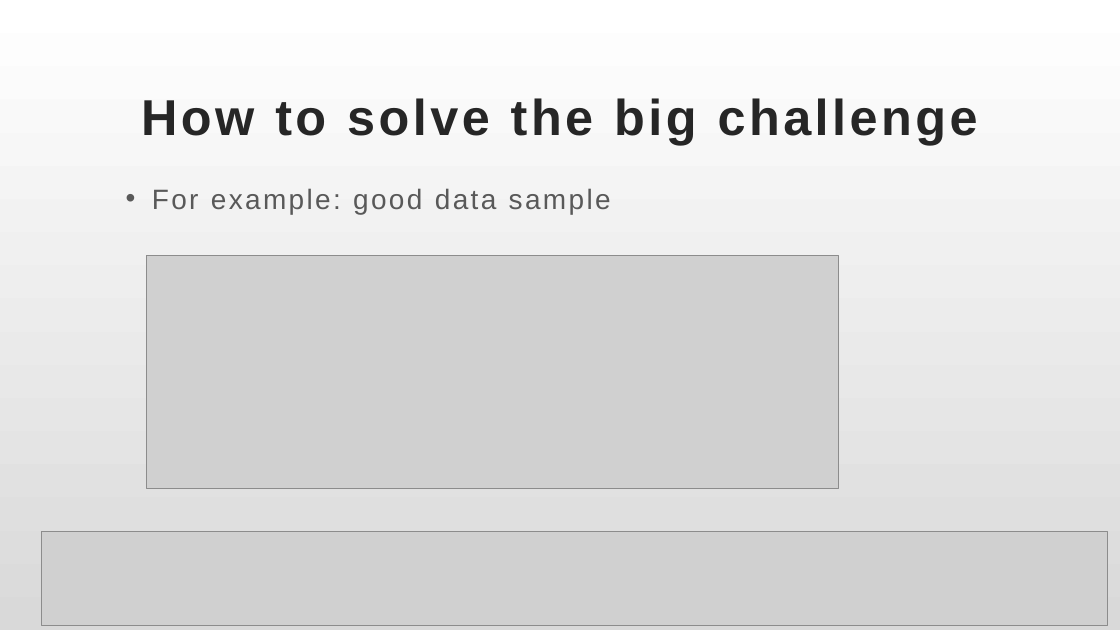
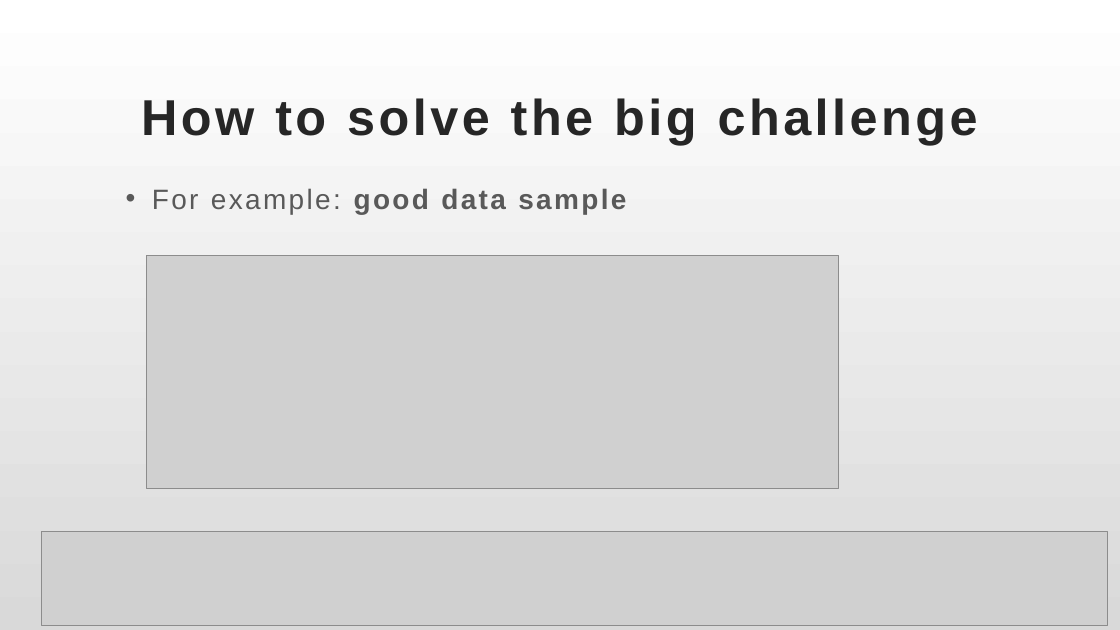
Before and after one commit to Yuehao-Wang/AIM-5001, a slide deck: slide 16 of Y_Wang_Final_Project_Presentation.pptx. Drawn at 1120x630 pixels with LibreOffice and Linux fonts; fonts in the diff are those of the drawing; grey boxes stand for pictures. Boxes give left, top, right and bottom in pixels: in the first picture for what was removed or moved away, otherwise in the second. Text is boxed around its words. In the diff, an @@ line names an element or a change of style, - is before the commit and + after.

```diff
--- a/Y_Wang_Final_Project_Presentation.pptx
+++ b/Y_Wang_Final_Project_Presentation.pptx
@@ subtitle "For example: good data sample" at (152, 188, 626, 214): bold on in "good data sample" @@
```
Also in this commit, not shown: 12 other slides changed.
